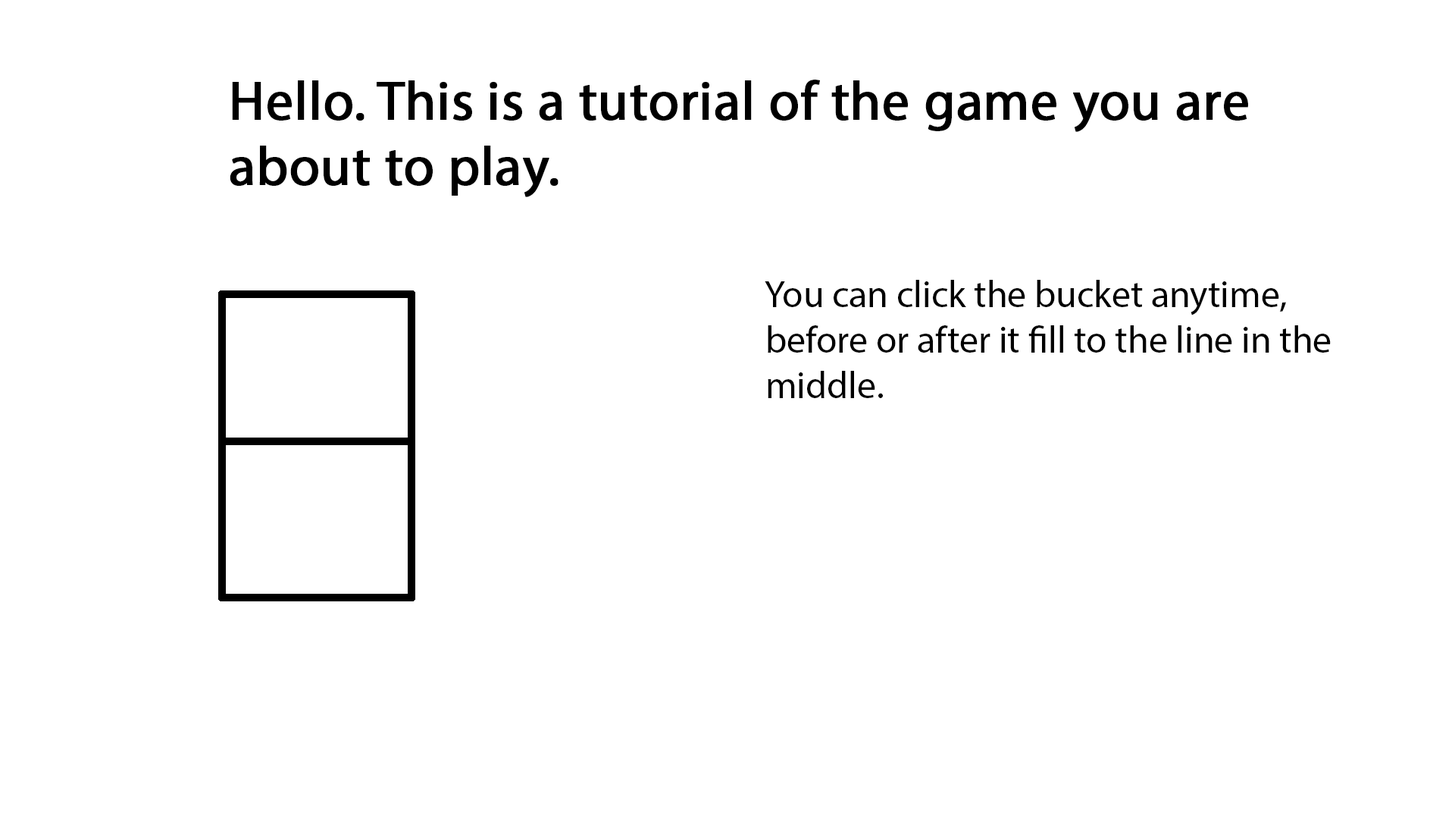
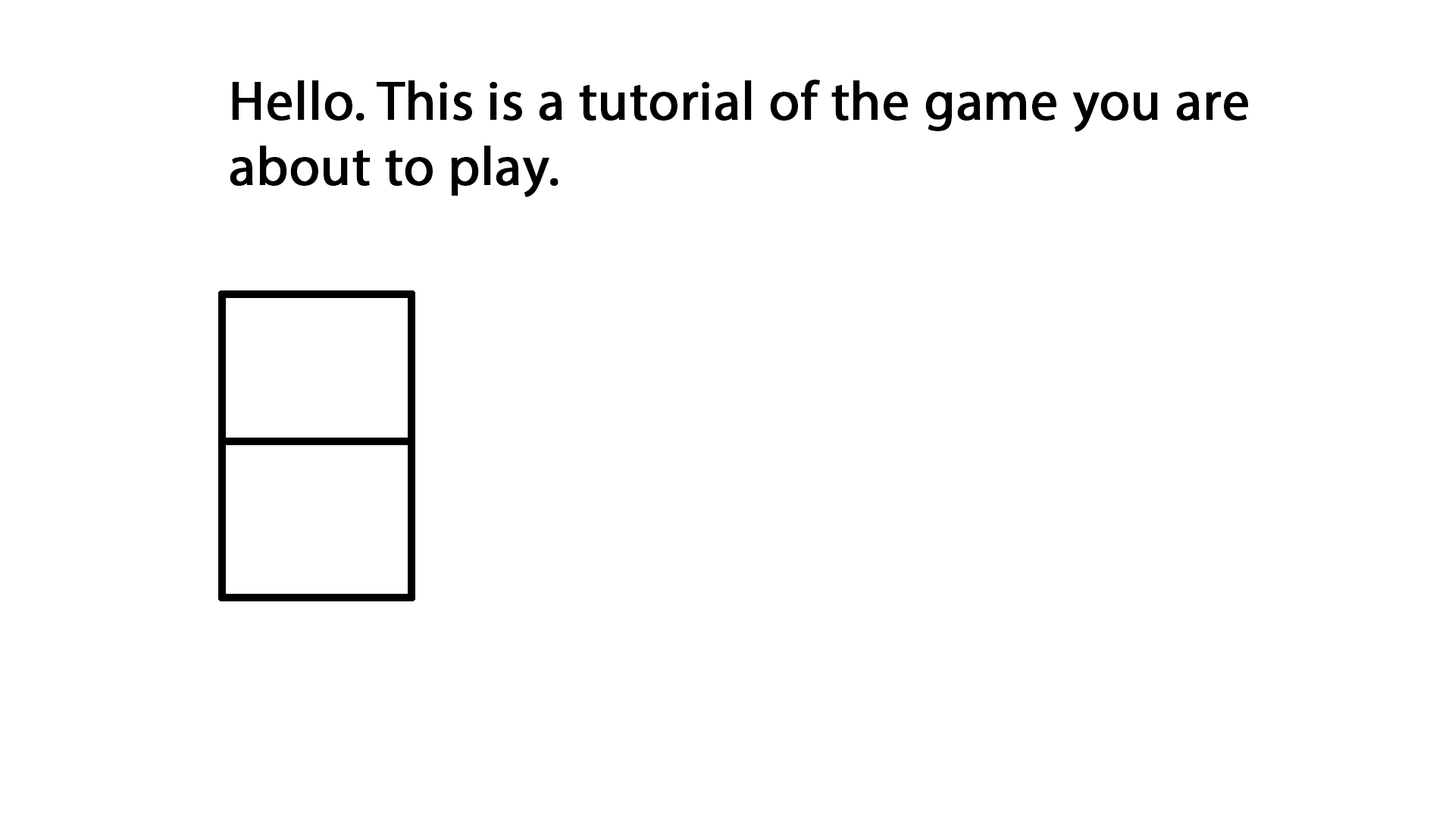
The second (1455, 819) image is a revision of the first. Changes to its layers:
renamed "You can click the bucket anytime, before or after it fill to th" to (unnamed layer), painted on it over [left=764, top=279, right=1332, bottom=398]
